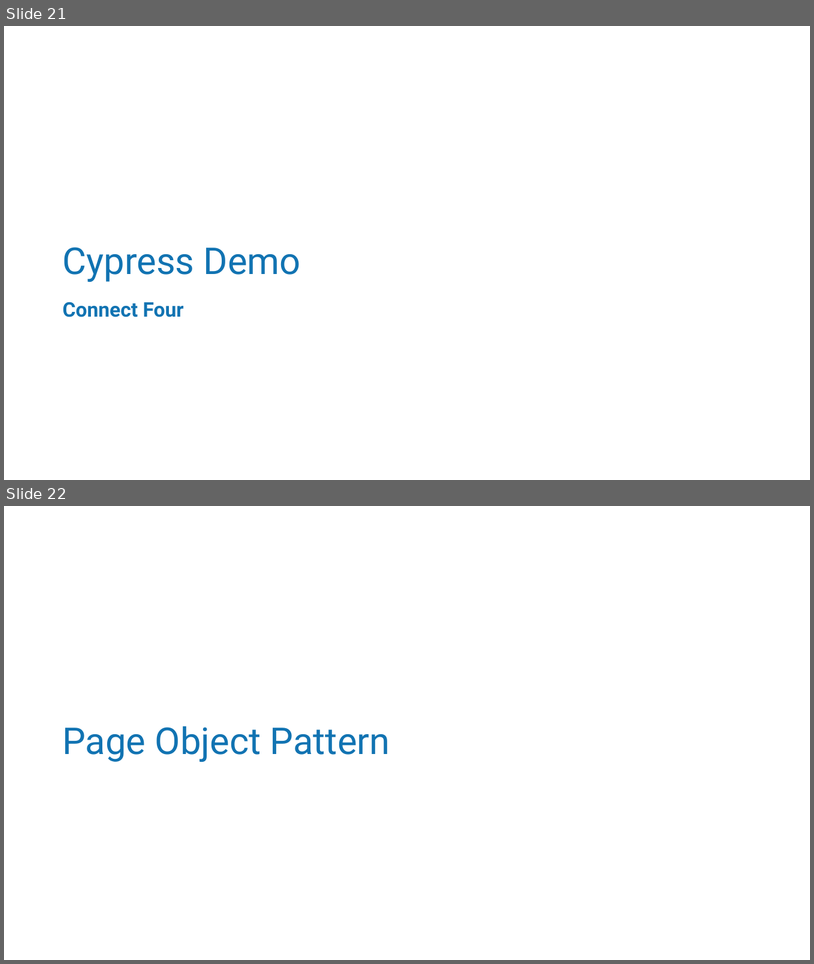
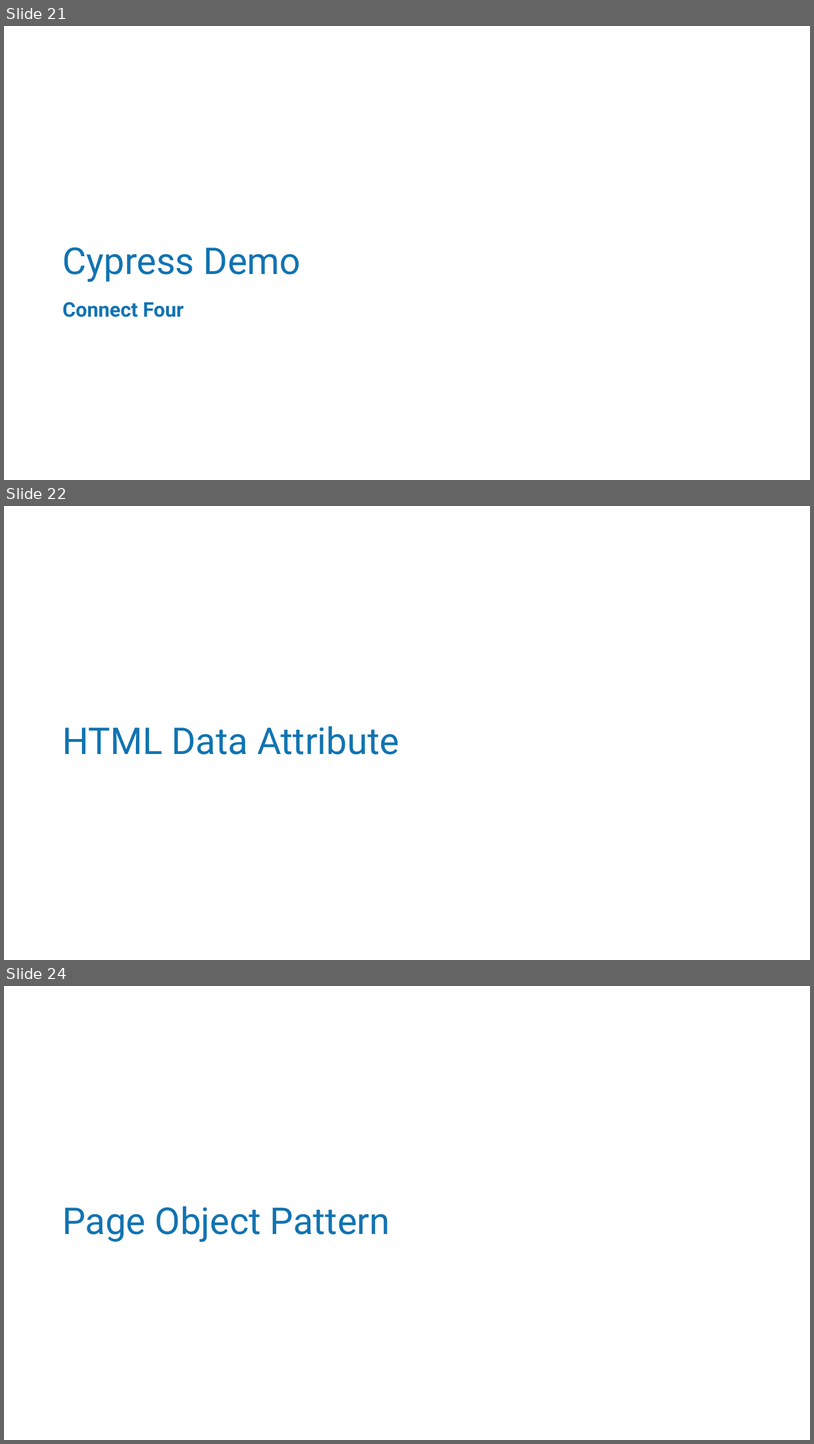
Before and after one commit to MatthewYKnowles/atlanta-code-camp-2019, a slide deck: And Now Seleniums Watch is Ended.pptx. Shown one above the other, each under a label of ours: slides 21 and 22 before the commit, slides 21, 22 and 24 after it; the slides between them are not shown. The pictures are 814x964 and 814x1444 pixels, drawn with LibreOffice and Linux fonts; fonts in the diff are those of the drawing; background and template pictures are left out. Boxes give left, top, right and bottom in pixels: in the first picture for what was removed or moved away, otherwise in the second. Text is boxed around its words. In the diff, an @@ line names an element or a change of style, - is before the commit and + after.

```diff
--- a/And Now Seleniums Watch is Ended.pptx
+++ b/And Now Seleniums Watch is Ended.pptx
@@ slide 22 added at (x1=4, y1=506, x2=810, y2=960), background picture (left out) @@
@@ title added at (x1=62, y1=726, x2=399, y2=754), 44 pt, text #1173B2 @@
+HTML Data Attribute
@@ what was slide 22 is now slide 24 @@
```
Also in this commit, not shown: 4 other slides added, 1 slide removed, 7 other files.
